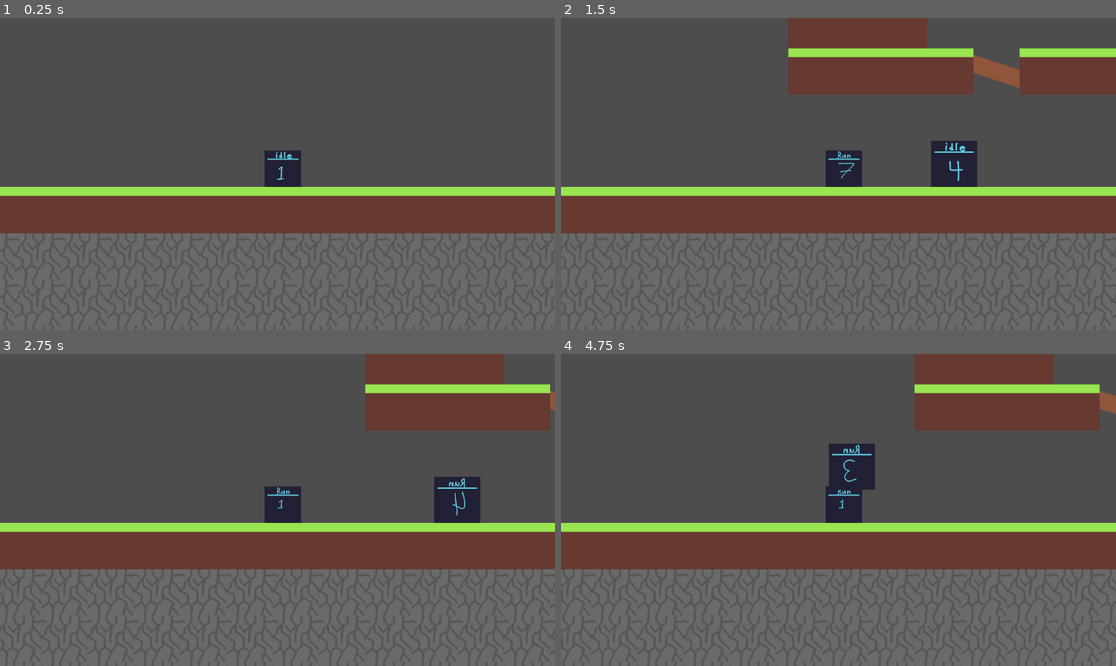
Above: before the commit, frames 1-4 (two rows, left to right).
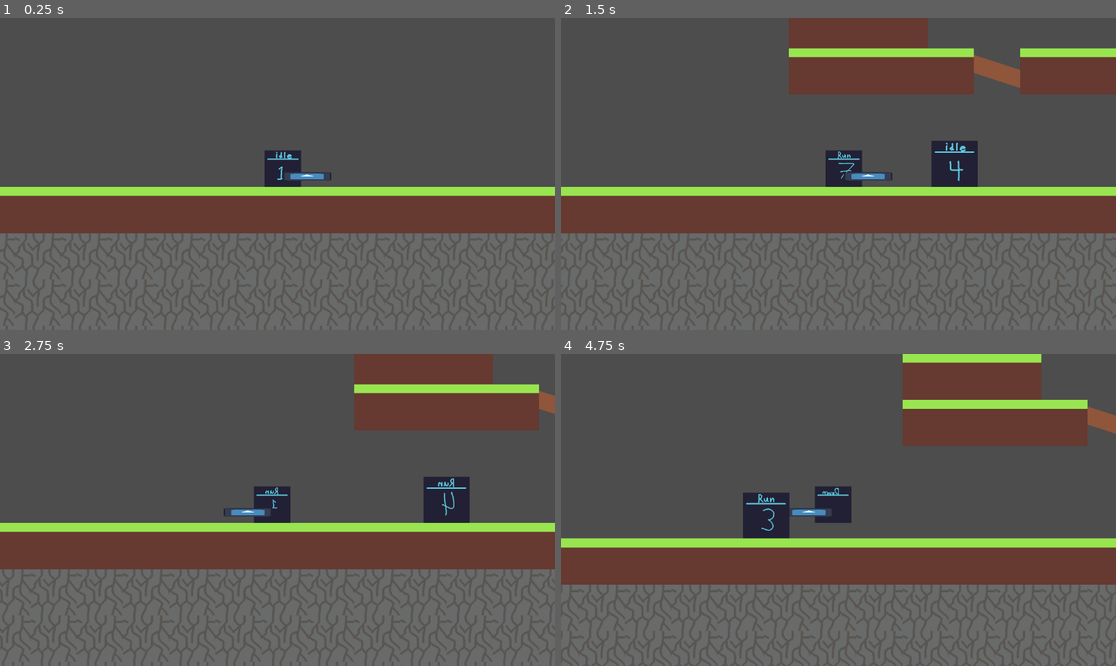
Above: after the commit, the same moments.

Repository: JSilva95307/GodotTechDemo
Game: Godot game, scene res://Scenes/level_1.tscn
The game is run twice, just before and just after one commit, with the same random seed, the same clock (stepped at 60 frames per second) and the same inputs. The engine's default icon, where the game draws it, is replaced by a stand-in: a white triangle on a blue panel in a dark square.
Inputs:
- Up to frame 1 (0.25 s): no input
- Up to frame 2 (1.5 s): tap Enter (ui_accept) at 0.5 s; hold Right (Player_Right) from 0.53 s (still down); tap Shift (Player_Dash) at 0.6, 1.35 s; tap Space (Player_Jump) at 0.77 s
- Up to frame 3 (2.75 s): tap Space (Player_Jump) at 1.52 s; release Right (Player_Right) at 2.03 s; hold Left (Player_Left) from 2.03 s (still down); tap Shift (Player_Dash) at 2.1 s
- Up to frame 4 (4.75 s): release Left (Player_Left) at 2.78 s; hold Right (Player_Right) 2.78-4.28 s; tap Shift (Player_Dash) at 2.85, 3.6, 4.35 s; tap Space (Player_Jump) at 3.02, 3.77, 4.52 s; tap Enter (ui_accept) at 3.5 s; hold Left (Player_Left) from 4.28 s (still down)

The runs differ from the first frame. In frame 1, 0.2% of the frame differs, in the area x 50-60%, y 49-53%; in frame 2, 0.3%; in frame 3, 2.3%; in frame 4, 21%, in the area x 0-100%, y 0-74%.

Commit message:
Flipping and Sword
I created the sword in a scene that can be used in the player, I also implemented some functionality to the player to flip the player whenever they face a new direction.

Diff:
--- /dev/null
+++ b/Assets/Scripts/Hurtbox.gd
@@ -0,0 +1,20 @@
+class_name Hurtbox extends Area2D
+
+@export var Health = 20
+
+func _init() -> void:
+	collision_layer = 0
+	collision_mask = 2
+
+func _ready() -> void:
+	connect("area_entered", self._on_area_entered)
+
+func _on_area_entered(hitbox : Hitbox) -> void:
+	if hitbox == null:
+		return
+
+	if(owner.has_method("take_damage")) and hitbox.damage > 0:
+		owner.take_damage(hitbox.damage)
+
+	elif(owner.has_method("heal")) and hitbox.damage < 0:
+		owner.heal(hitbox.damage)
--- a/Assets/Weapons/Hitbox.gd
+++ b/Assets/Weapons/Hitbox.gd
@@ -1,15 +1,13 @@
 class_name Hitbox extends Area2D
 
-@export var damage  = 0
+@export var damage = 0
+@export var damage_mult = 1.0
+@export var width = 10.0
+@export var height = 10.0
 
 func _init() -> void:
+	collision_layer = 2
+	collision_mask = 0
+
+func do_damage() -> void:
 	pass
-
-# Called when the node enters the scene tree for the first time.
-func _ready() -> void:
-	pass # Replace with function body.
-
-
-# Called every frame. 'delta' is the elapsed time since the previous frame.
-func _process(delta: float) -> void:
-	pass
--- a/Assets/Weapons/WeaponBase.gd
+++ b/Assets/Weapons/WeaponBase.gd
@@ -1,4 +1,4 @@
-class_name weapon_base extends Node
+class_name weapon_base extends Node2D
 
 #Primary Combo Hitboxes
 @export var primary1 : Hitbox
--- a/Scenes/Player.tscn
+++ b/Scenes/Player.tscn
@@ -1,15 +1,19 @@
-[gd_scene load_steps=17 format=3 uid="uid://cqs05ujvangep"]
+[gd_scene load_steps=20 format=3 uid="uid://cqs05ujvangep"]
 
 [ext_resource type="Script" path="res://Scenes/player.gd" id="1_mm5sl"]
 [ext_resource type="Script" path="res://Scenes/state_machine.gd" id="3_32w1a"]
 [ext_resource type="Texture2D" uid="uid://bvuy8mao3eb5m" path="res://Assets/Sprites/PlayerPlaceholder_SpriteSheet.png" id="3_idsoy"]
+[ext_resource type="Script" path="res://Assets/Scripts/Hurtbox.gd" id="3_v82qo"]
 [ext_resource type="Script" path="res://Scenes/idle.gd" id="4_tf1ds"]
 [ext_resource type="Script" path="res://Scenes/dash.gd" id="6_kynrl"]
 [ext_resource type="Script" path="res://Scenes/run.gd" id="6_r7fv8"]
 [ext_resource type="Script" path="res://Scenes/jump.gd" id="7_e3om2"]
 [ext_resource type="Script" path="res://Scenes/weapon_manager.gd" id="8_p37xt"]
+[ext_resource type="PackedScene" uid="uid://mekjd5aptohs" path="res://Scenes/Sword.tscn" id="10_akbhc"]
 
 [sub_resource type="CircleShape2D" id="CircleShape2D_ycu3h"]
+
+[sub_resource type="CircleShape2D" id="CircleShape2D_f6f7n"]
 
 [sub_resource type="Animation" id="Animation_c05vp"]
 resource_name = "Player_Dash"
@@ -133,7 +137,7 @@
 }
 
 [node name="PlayerBody" type="CharacterBody2D" groups=["Player"]]
-position = Vector2(0, -47)
+position = Vector2(0.999985, -47)
 scale = Vector2(4.64, 4.64)
 script = ExtResource("1_mm5sl")
 
@@ -145,8 +149,16 @@
 vframes = 5
 
 [node name="CollisionShape2D" type="CollisionShape2D" parent="."]
+visible = false
 position = Vector2(0, -0.215517)
 shape = SubResource("CircleShape2D_ycu3h")
+
+[node name="Hurtbox" type="Area2D" parent="."]
+scale = Vector2(1, 1)
+script = ExtResource("3_v82qo")
+
+[node name="Player_Hurtbox" type="CollisionShape2D" parent="Hurtbox"]
+shape = SubResource("CircleShape2D_f6f7n")
 
 [node name="AnimationPlayer" type="AnimationPlayer" parent="."]
 root_node = NodePath("../Sprite")
@@ -158,10 +170,6 @@
 [node name="StateMachine" type="Node" parent="." node_paths=PackedStringArray("initial_state")]
 script = ExtResource("3_32w1a")
 initial_state = NodePath("Idle")
-
-[node name="Idle" type="Node" parent="StateMachine" node_paths=PackedStringArray("animation_player")]
-script = ExtResource("4_tf1ds")
-animation_player = NodePath("../../AnimationPlayer")
 
 [node name="Run" type="Node" parent="StateMachine" node_paths=PackedStringArray("animation_player")]
 script = ExtResource("6_r7fv8")
@@ -175,5 +183,14 @@
 script = ExtResource("7_e3om2")
 animation_player = NodePath("../../AnimationPlayer")
 
+[node name="Idle" type="Node" parent="StateMachine" node_paths=PackedStringArray("animation_player")]
+script = ExtResource("4_tf1ds")
+animation_player = NodePath("../../AnimationPlayer")
+
 [node name="WeaponManager" type="Node2D" parent="."]
+position = Vector2(-0.862069, -0.215517)
 script = ExtResource("8_p37xt")
+
+[node name="Sword" parent="." instance=ExtResource("10_akbhc")]
+position = Vector2(-0.215514, 10.1293)
+scale = Vector2(0.225862, 0.217244)
--- /dev/null
+++ b/Scenes/Sword.tscn
@@ -0,0 +1,80 @@
+[gd_scene load_steps=10 format=3 uid="uid://mekjd5aptohs"]
+
+[ext_resource type="Script" path="res://Assets/Weapons/WeaponBase.gd" id="1_g4wfn"]
+[ext_resource type="Script" path="res://Assets/Weapons/Hitbox.gd" id="2_6xjgr"]
+[ext_resource type="Texture2D" uid="uid://c64fye78qoshs" path="res://icon.svg" id="3_37238"]
+
+[sub_resource type="RectangleShape2D" id="RectangleShape2D_yryjv"]
+size = Vector2(151.5, 75)
+
+[sub_resource type="RectangleShape2D" id="RectangleShape2D_a4sls"]
+size = Vector2(173.5, 103)
+
+[sub_resource type="RectangleShape2D" id="RectangleShape2D_xw5vr"]
+size = Vector2(222.5, 68)
+
+[sub_resource type="RectangleShape2D" id="RectangleShape2D_827nf"]
+size = Vector2(201.5, 140.5)
+
+[sub_resource type="CircleShape2D" id="CircleShape2D_lpy7h"]
+radius = 74.0
+
+[sub_resource type="RectangleShape2D" id="RectangleShape2D_jyrph"]
+size = Vector2(346, 101)
+
+[node name="Sword" type="Node2D" node_paths=PackedStringArray("primary1", "primary2", "primary3", "secondary", "ability1", "ability2")]
+scale = Vector2(0.2, 0.200002)
+script = ExtResource("1_g4wfn")
+primary1 = NodePath("Primary 1")
+primary2 = NodePath("Primary 2")
+primary3 = NodePath("Primary 3")
+secondary = NodePath("Secondary")
+ability1 = NodePath("Ability 1")
+ability2 = NodePath("Ability 2")
+
+[node name="Primary 1" type="Area2D" parent="."]
+script = ExtResource("2_6xjgr")
+
+[node name="Short Hitbox" type="CollisionShape2D" parent="Primary 1"]
+position = Vector2(76.25, -38.5)
+shape = SubResource("RectangleShape2D_yryjv")
+
+[node name="Primary 2" type="Area2D" parent="."]
+script = ExtResource("2_6xjgr")
+
+[node name="Medium Hitbox" type="CollisionShape2D" parent="Primary 2"]
+position = Vector2(87.25, -51.5)
+shape = SubResource("RectangleShape2D_a4sls")
+
+[node name="Primary 3" type="Area2D" parent="."]
+script = ExtResource("2_6xjgr")
+
+[node name="Long Hitbox" type="CollisionShape2D" parent="Primary 3"]
+position = Vector2(111.75, -34)
+shape = SubResource("RectangleShape2D_xw5vr")
+
+[node name="Secondary" type="Area2D" parent="."]
+script = ExtResource("2_6xjgr")
+
+[node name="Large Hitbox" type="CollisionShape2D" parent="Secondary"]
+position = Vector2(101.25, -70.75)
+shape = SubResource("RectangleShape2D_827nf")
+
+[node name="Ability 1" type="Area2D" parent="."]
+script = ExtResource("2_6xjgr")
+
+[node name="Medium Hitbox" type="CollisionShape2D" parent="Ability 1"]
+position = Vector2(83, -56)
+shape = SubResource("CircleShape2D_lpy7h")
+
+[node name="Ability 2" type="Area2D" parent="."]
+script = ExtResource("2_6xjgr")
+
+[node name="Wide Hitbox" type="CollisionShape2D" parent="Ability 2"]
+position = Vector2(1, -51.5)
+shape = SubResource("RectangleShape2D_jyrph")
+
+[node name="Sprite2D" type="Sprite2D" parent="."]
+position = Vector2(65.0001, -29.9997)
+scale = Vector2(1.00022, 0.187171)
+texture = ExtResource("3_37238")
--- a/Scenes/level_1.tscn
+++ b/Scenes/level_1.tscn
@@ -31,7 +31,7 @@
 [node name="Level 1" type="Node2D"]
 
 [node name="PlayerCharacter" parent="." instance=ExtResource("1_tpfrc")]
-position = Vector2(319, 230)
+position = Vector2(318, 230)
 
 [node name="Player Camera" type="Camera2D" parent="PlayerCharacter"]
 position = Vector2(-3.23275, 2.15517)
--- a/Scenes/player.gd
+++ b/Scenes/player.gd
@@ -16,13 +16,18 @@
 @export var IsInvul = false
 @export var IsFacingRight = false
 @export var direction = 0
+#health and number vars
+@export var health = 20.0
+
+var cur_dir = 1
 
 func _physics_process(delta: float) -> void:
-
 	# Add the gravity.
 	if not is_on_floor() and not IsDashing:
 		velocity += get_gravity() * delta * 2
 	direction = Input.get_axis("Player_Left", "Player_Right")
+	if cur_dir != direction and direction != 0:
+		flip_player()
 	move_and_slide()
 
 func StartDashCD() :
@@ -31,3 +36,13 @@
 	await(get_tree().create_timer(Dash_Cooldown)).timeout
 	Can_Dash = true
 	print_debug("Dash is ready!")
+
+func take_damage(damage: float) -> void:
+	health -= damage
+
+func heal(heal_amount : float) -> void:
+	health += abs(heal_amount)
+
+func flip_player() -> void:
+	scale.x *= -1
+	cur_dir = direction
--- a/Scenes/weapon_manager.gd
+++ b/Scenes/weapon_manager.gd
@@ -1,11 +1,11 @@
 class_name weapon_manager extends Node2D
 
 #save all of the weapons here for future switching and in case we want to add more weapons later
-@export var weapon_list = []
+@export var weapon_list: Array[weapon_base]
 
 #default number of hitboxes for the different weapons
 	#Primary Combo
-@export var active_primaryHits = []
+@export var active_primaryHits : Array[Hitbox]
 	#Secondary and abilities 1 + 2
 @export var active_secondaryHit : Hitbox
 @export var active_ability1Hit : Hitbox
